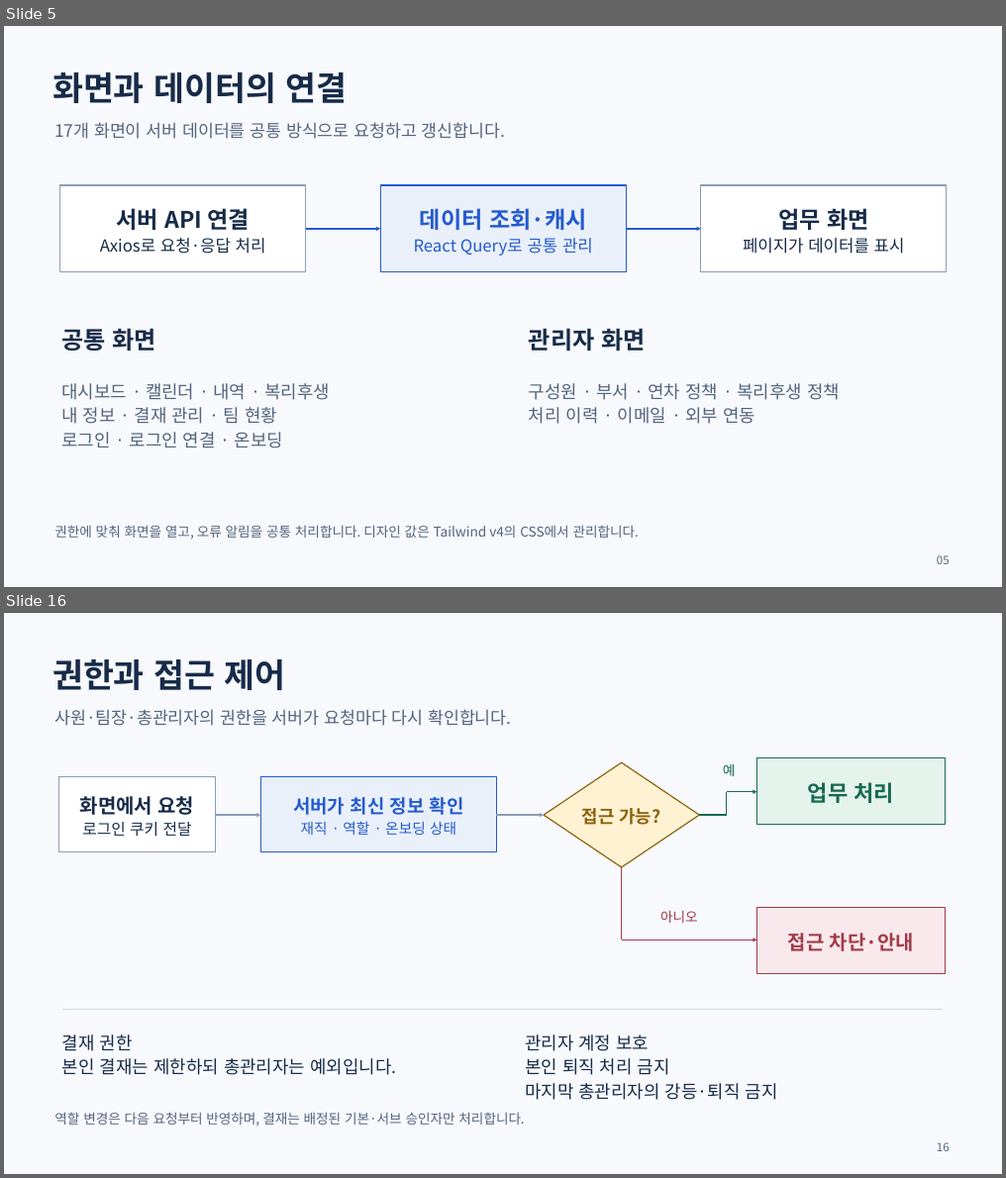
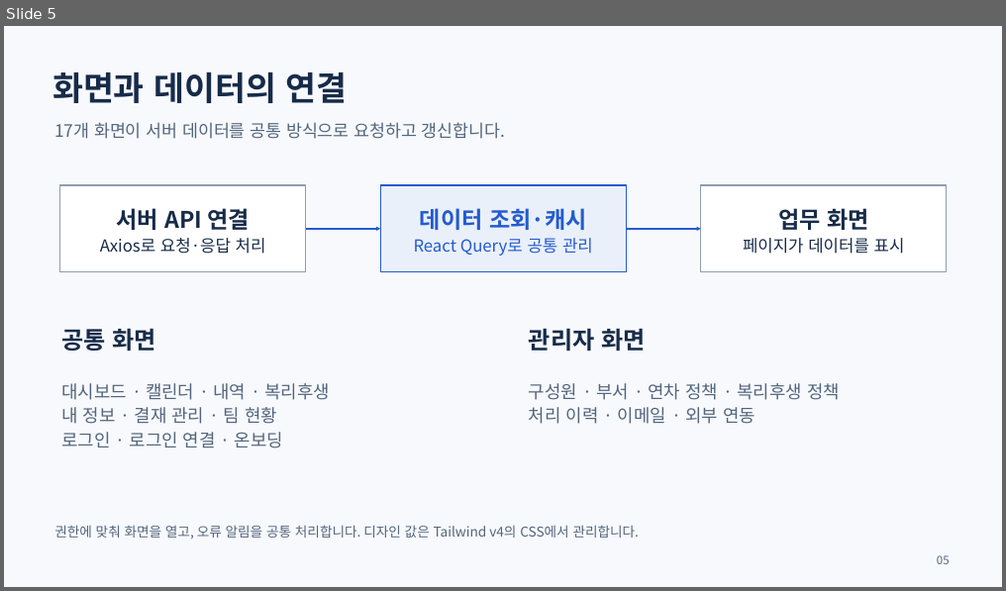
Before and after one commit to yejun9052/mlsoft-first-project, a slide deck: docs/발표자료/연차ON-프로젝트-소개-2026-09-11.pptx. Shown one above the other, each under a label of ours: slides 5 and 16 before the commit, slide 5 after it; the slides between them are not shown. The pictures are 1006x1178 and 1006x591 pixels, drawn with LibreOffice and Linux fonts; fonts in the diff are those of the drawing. Boxes give left, top, right and bottom in pixels: in the first picture for what was removed or moved away, otherwise in the second. Text is boxed around its words. In the diff, an @@ line names an element or a change of style, - is before the commit and + after.

```diff
--- a/docs/발표자료/연차ON-프로젝트-소개-2026-09-11.pptx
+++ b/docs/발표자료/연차ON-프로젝트-소개-2026-09-11.pptx
@@ slide 16 removed at (4, 613, 1002, 1174), background #F7F9FC @@
@@ text removed at (53, 659, 286, 690) @@
-권한과 접근 제어
@@ text removed at (54, 709, 511, 726) @@
-사원·팀장·총관리자의 권한을 서버가 요청마다 다시 확인합니다.
@@ rectangle removed at (757, 759, 945, 825) @@
-업무 처리
@@ rectangle removed at (58, 777, 216, 852) @@
-화면에서 요청
-로그인 쿠키 전달
@@ rectangle removed at (260, 777, 497, 852) @@
-서버가 최신 정보 확인
-재직 · 역할 · 온보딩 상태
@@ diamond removed at (544, 762, 699, 867) @@
-접근 가능?
@@ text removed at (723, 763, 736, 776) @@
-예
@@ arrow removed from (216, 815) to (260, 815) @@
@@ arrow removed from (497, 815) to (544, 815) @@
@@ line removed from (699, 815) to (727, 815) @@
@@ line removed from (727, 815) to (727, 792) @@
@@ arrow removed from (727, 792) to (757, 792) @@
@@ line removed from (622, 867) to (622, 940) @@
@@ rectangle removed at (757, 907, 945, 973) @@
-접근 차단·안내
@@ text removed at (660, 910, 698, 923) @@
-아니오
@@ arrow removed from (622, 940) to (757, 940) @@
@@ line removed from (62, 1009) to (943, 1009) @@
@@ text removed at (62, 1035, 396, 1075) @@
-결재 권한
-본인 결재는 제한하되 총관리자는 예외입니다.
@@ text removed at (525, 1035, 778, 1100) @@
-관리자 계정 보호
-본인 퇴직 처리 금지
-마지막 총관리자의 강등·퇴직 금지
@@ text removed at (54, 1112, 524, 1127) @@
-역할 변경은 다음 요청부터 반영하며, 결재는 배정된 기본·서브 승인자만 처리합니다.
@@ text removed at (937, 1143, 949, 1152) @@
-16
```
Also in this commit, not shown: 11 slides changed, 2 slides added, 6 other slides removed, 3 other files.
